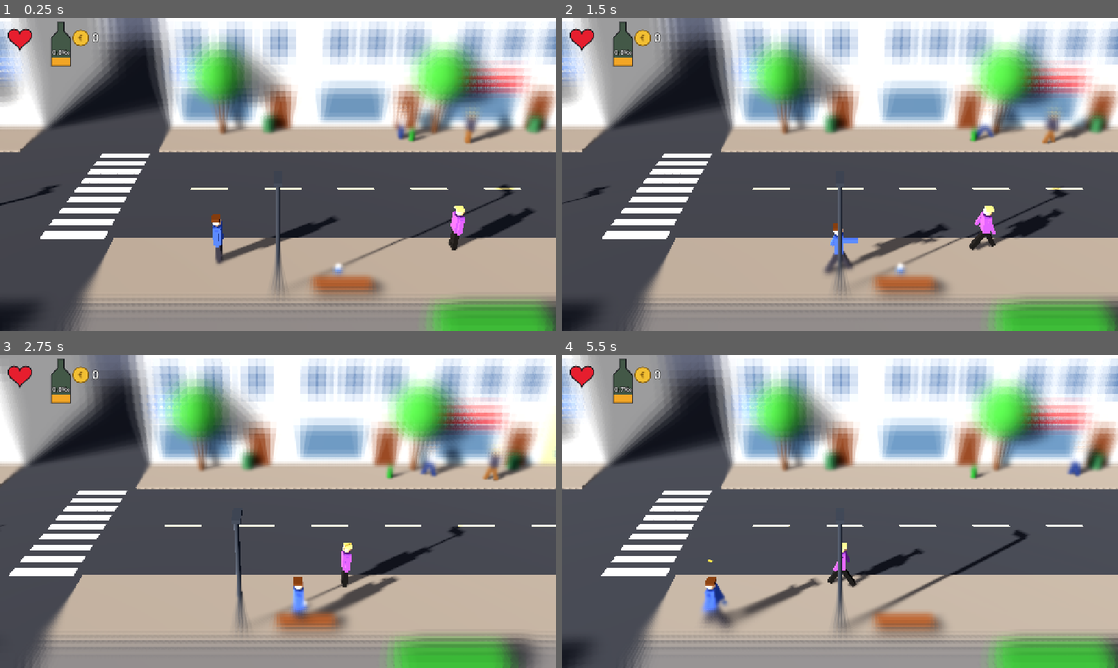
Above: before the commit, frames 1-4 (two rows, left to right).
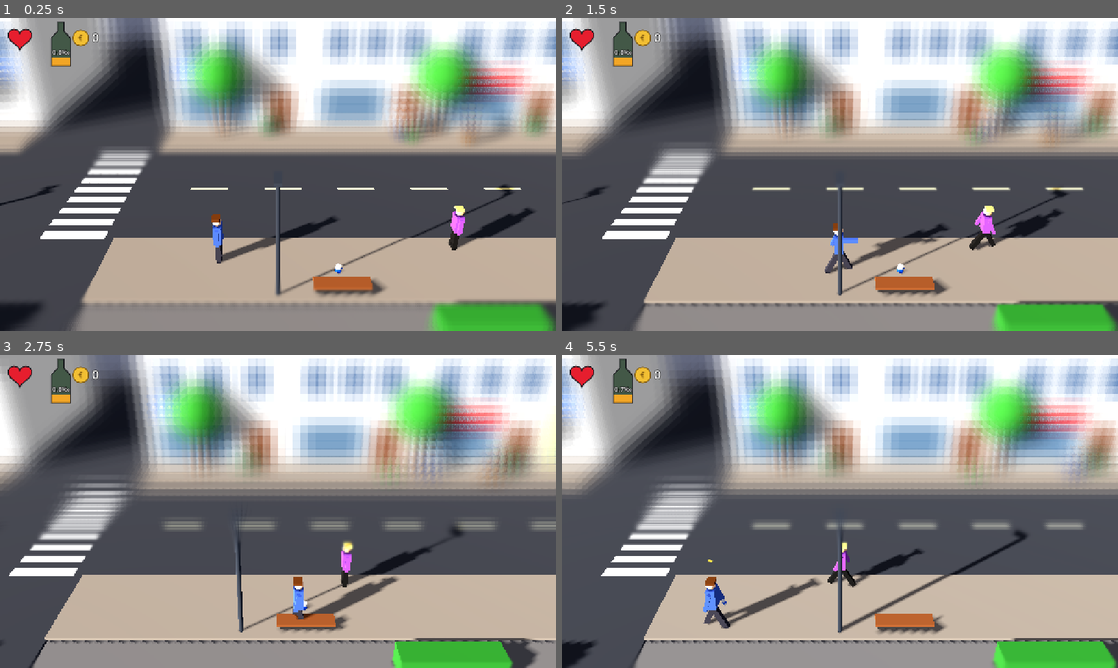
Above: after the commit, the same moments.

Repository: Ecculi/GoodMorningMoonshine
Game: Godot game, scene res://scenes/main.tscn
Same seed, same stepped clock (60 frames per second), same inputs: the game is played once before the commit and once after it.
Inputs:
- Up to frame 1 (0.25 s): no input
- Up to frame 2 (1.5 s): tap Enter at 0.5 s; hold Right (move_right) 0.53-1.28 s; hold Space (action) 0.53-1.28 s; hold Down (move_down) from 1.28 s (still down); tap Z at 1.35 s
- Up to frame 3 (2.75 s): release Down (move_down) at 2.03 s; hold Right (move_right) from 2.03 s (still down); tap Enter at 2.1 s
- Up to frame 4 (5.5 s): release Right (move_right) at 2.78 s; hold Up (move_up) 2.78-3.53 s; tap Space (action) at 2.85 s; hold Left (move_left) 3.53-5.03 s; tap Z at 3.6 s; tap Enter at 4.35 s; hold Down (move_down) from 5.03 s (still down); hold Space (action) from 5.03 s (still down)

The runs differ from the first frame. In frame 1, 9.4% of the frame differs, in the area x 0-100%, y 19-100%; in frame 2, 13%; in frame 3, 17%; in frame 4, 16%.

Commit message:
Tilt-shift focus band follows the player vertically
Co-Authored-By: Claude Opus 5.5 <noreply@anthropic.com>
Claude-Session: https://claude.ai/code/session_014p1PebUFuQA4D9T8dUNWSx

Diff:
--- a/scripts/main.gd
+++ b/scripts/main.gd
@@ -28,6 +28,7 @@
 var sun: DirectionalLight3D
 var env: Environment
 var tilt_mat: ShaderMaterial
+var _focus_y := 0.58
 var npcs: Array = []
 var items: Array = []
 var rng := RandomNumberGenerator.new()
@@ -63,12 +64,24 @@
 	var target_x := clampf(player.position.x, -10.0, 10.0)
 	camera.position.x = lerpf(camera.position.x, target_x, 1.0 - exp(-4.0 * delta))
 	_update_sun()
+	_update_focus(delta)
 	tilt_mat.set_shader_parameter("drunk",
 		clampf((GameState.promille - GameState.PROMILLE_DRUNK) / 1.5, 0.0, 1.0))
 	if hud.mode == "dead" and hud.card_time > 1.0 and Input.is_action_just_pressed("action"):
 		GameState.new_game()
 		_reset_world()
 		hud.hide_card()
+
+
+## The sharp tilt-shift band follows the player vertically on screen.
+func _update_focus(delta: float) -> void:
+	var p: Vector3 = player.global_position + Vector3(0, 0.9, 0)
+	if camera.is_position_behind(p):
+		return
+	var h := get_viewport().get_visible_rect().size.y
+	var target := clampf(camera.unproject_position(p).y / h, 0.15, 0.9)
+	_focus_y = lerpf(_focus_y, target, 1.0 - exp(-6.0 * delta))
+	tilt_mat.set_shader_parameter("focus_center", _focus_y)
 
 
 # --- Game flow -------------------------------------------------------------
Not shown, changed: DESIGN.md
